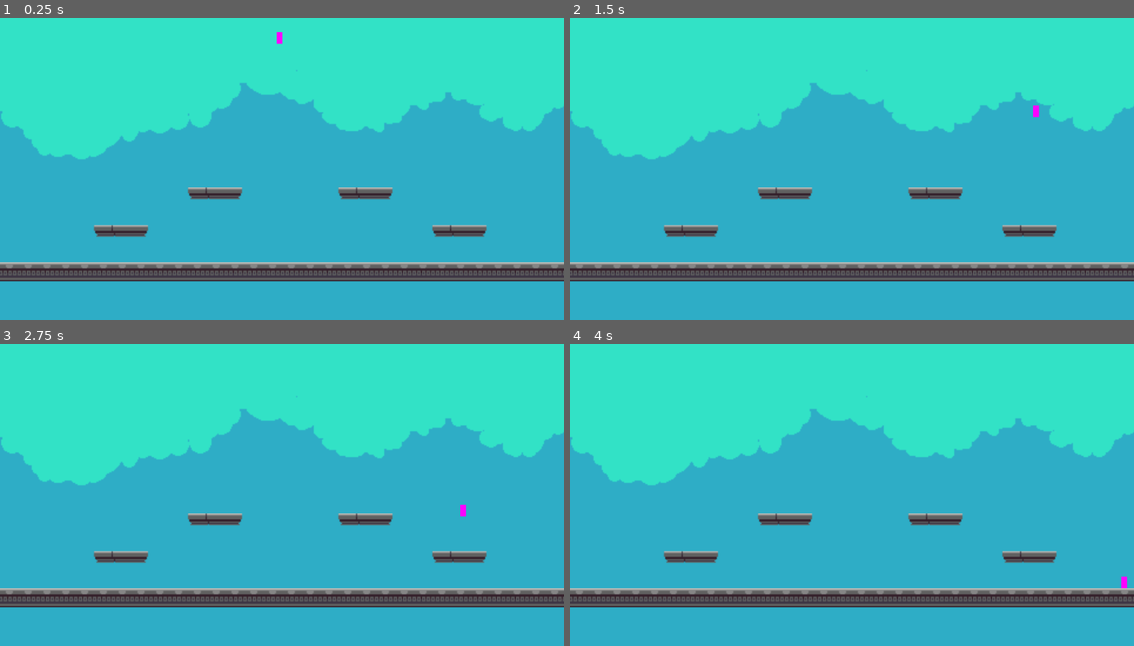
Above: before the commit, frames 1-4 (two rows, left to right).
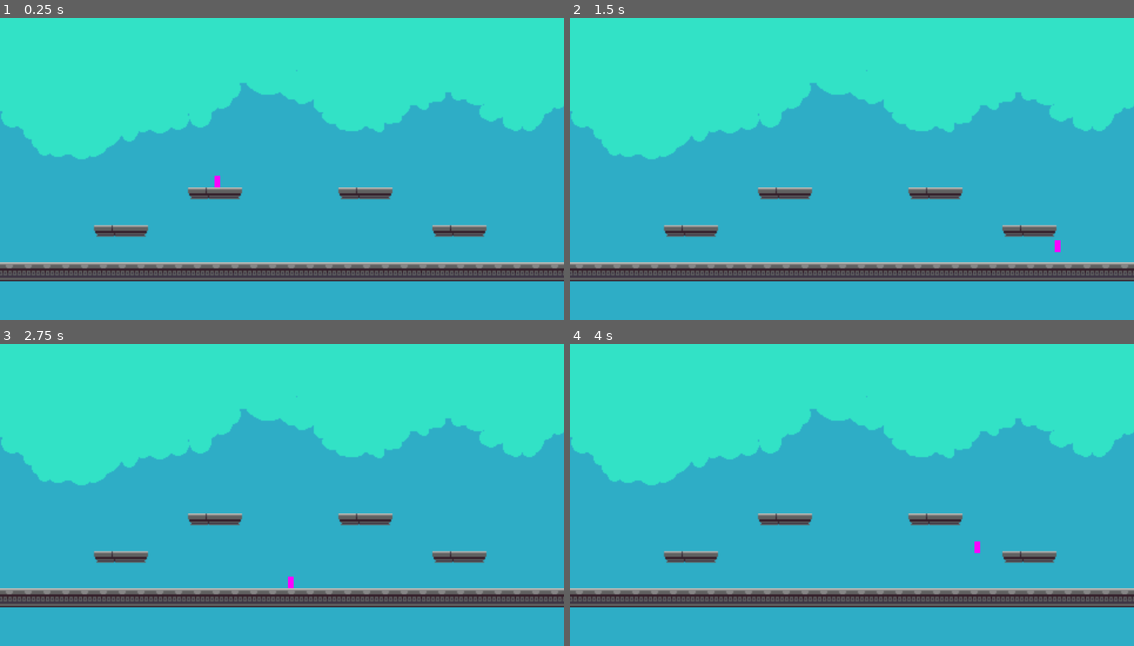
Above: after the commit, the same moments.

Repository: alejandrogonzalvo/Ruins
Game: Godot game, scene res://scenes/Level0.tscn
Same seed, same stepped clock (60 frames per second), same inputs: the game is played once before the commit and once after it.
Inputs:
- Up to frame 1 (0.25 s): no input
- Up to frame 2 (1.5 s): tap Enter at 0.5 s; hold Shift (dash) 0.53-1.28 s; hold D (move_right) from 0.53 s (still down); tap Space (jump) at 0.77, 0.8, 1.07, 1.25, 1.35 s
- Up to frame 3 (2.75 s): tap Space (jump) at 1.52, 1.82, 2.3 s; tap Shift (dash) at 1.55 s; release D (move_right) at 2.03 s; hold A (move_left) from 2.03 s (still down); hold Shift (dash) from 2.03 s (still down)
- Up to frame 4 (4 s): release A (move_left) at 2.78 s; release Shift (dash) at 2.78 s; hold D (move_right) from 2.78 s (still down); tap Shift (dash) at 2.85 s; tap Space (jump) at 3.02, 3.32 s; hold Space (jump) from 3.53 s (still down)

The runs differ from the first frame. In frame 1, less than 0.1% of the frame differs, in the area x 38-51%, y 4-57%; in frame 2, less than 0.1%, in the area x 82-87%, y 28-78%; in frame 3, less than 0.1%; in frame 4, less than 0.1%.

Commit message:
Add Jump and tweak speed and acceleration

Diff:
--- a/scenes/Level0.tscn
+++ b/scenes/Level0.tscn
@@ -14,7 +14,7 @@
 layer_0/tile_data = PackedInt32Array(917504, 65536, 4, 917505, 65536, 4, 917506, 65536, 4, 917507, 65536, 4, 917508, 65 …(755 unchanged characters)…
 
 [node name="Player" parent="." instance=ExtResource("3_vohna")]
-position = Vector2(247, 24)
+position = Vector2(194, 151)
 
 [node name="Camera2D" type="Camera2D" parent="."]
 position = Vector2(249, 138)
--- a/scenes/prefabs/Player.tscn
+++ b/scenes/prefabs/Player.tscn
@@ -6,6 +6,7 @@
 [ext_resource type="Script" path="res://scripts/states/player/Walking.gd" id="4_r286j"]
 [ext_resource type="Script" path="res://scripts/states/player/Dashing.gd" id="5_sle54"]
 [ext_resource type="Script" path="res://scripts/states/player/Falling.gd" id="6_7p8gy"]
+[ext_resource type="Script" path="res://scripts/states/player/Jumping.gd" id="7_yhmlu"]
 
 [sub_resource type="PlaceholderTexture2D" id="PlaceholderTexture2D_5ca6l"]
 
@@ -39,6 +40,10 @@
 script = ExtResource("6_7p8gy")
 player = NodePath("../..")
 
+[node name="Jumping" type="Node" parent="StateMachine" node_paths=PackedStringArray("player")]
+script = ExtResource("7_yhmlu")
+player = NodePath("../..")
+
 [node name="CollisionShape2D" type="CollisionShape2D" parent="."]
 shape = SubResource("RectangleShape2D_ksub8")
 debug_color = Color(0, 0.6, 0.701961, 0.419608)
--- a/scripts/prefabs/Player.gd
+++ b/scripts/prefabs/Player.gd
@@ -4,27 +4,32 @@
 @export var direction: Direction = Direction.RIGHT
 enum Direction {LEFT = -1, RIGHT = 1}
 
-@export var walk_speed: float = 100
-@export var walk_accel: float = 2000
+@export var walk_speed: float = 125
+@export var walk_accel: float = 5000
 
 var velocity_x_snap_threshold: float = 0.1
 
-@export var dash_duration: float = 0.2
+@export var dash_duration: float = 0.1
 @export var dash_speed: float = 500
-@export var dash_accel: float = 50000
-var dash_ready: bool = true
+@export var dash_accel: float = 500000
+var dash_ready: bool = false
 
-@export var airborn_speed: float = 75
+@export var airborn_speed: float = 100
 @export var airborn_accel: float = 1500
 
-@export var fall_speed: float = 50
-@export var fall_accel: float = 500
+@export var fall_speed: float = 500
+@export var fall_accel: float = 1500
 
+@export var jump_duration: float = 0.15
+@export var jump_speed: float = 300
+@export var jump_accel: float = 2000
+var jump_ready: bool = false
 
 func _physics_process(delta):
 	move_and_slide()
 	if is_on_floor():
 		dash_ready = true
+		jump_ready = true
 
 
 func update_x_velocity(target: float, acceleration: float, delta: float):
--- a/scripts/states/player/Dashing.gd
+++ b/scripts/states/player/Dashing.gd
@@ -20,13 +20,15 @@
 
 
 func process(_delta: float):
-	if timer.is_stopped():
+	if Input.is_action_pressed("jump") && player.jump_ready:
+		transition.emit(self, "jumping")
+	elif timer.is_stopped():
 		if !player.is_on_floor():
 			transition.emit(self, "falling")
+		elif Input.is_action_pressed("move_left") || Input.is_action_pressed("move_right"):
+			transition.emit(self, "walking")
 		elif player.velocity.x == 0:
 			transition.emit(self, "idle")
-		elif Input.is_action_pressed("move_left") || Input.is_action_pressed("move_right"):
-			transition.emit(self, "walking")
 
 
 func physics_process(delta: float):
@@ -34,4 +36,6 @@
 		player.update_x_velocity(0, player.dash_accel, delta)
 		return
 
+	player.dash_ready = false
+
 	player.update_x_velocity(player.dash_speed * player.direction, player.dash_accel, delta)
--- a/scripts/states/player/Falling.gd
+++ b/scripts/states/player/Falling.gd
@@ -8,10 +8,10 @@
 		transition.emit(self, "dashing")
 	elif player.is_on_floor():
 		player.velocity.y = 0
-		if player.velocity.x == 0:
+		if Input.is_action_pressed("move_left") || Input.is_action_pressed("move_right"):
+			transition.emit(self, "walking")
+		elif player.velocity.x == 0:
 			transition.emit(self, "idle")
-		elif Input.is_action_pressed("move_left") || Input.is_action_pressed("move_right"):
-			transition.emit(self, "walking")
 
 
 func physics_process(delta: float):
--- a/scripts/states/player/Idle.gd
+++ b/scripts/states/player/Idle.gd
@@ -6,6 +6,8 @@
 func process(delta: float):
 	if Input.is_action_pressed("dash") && player.dash_ready:
 		transition.emit(self, "dashing")
+	elif Input.is_action_pressed("jump") && player.jump_ready:
+		transition.emit(self, "jumping")
 	elif Input.is_action_pressed("move_left") || Input.is_action_pressed("move_right"):
 		transition.emit(self, "walking")
 	elif !player.is_on_floor():
--- a/scripts/states/player/Jumping.gd
+++ b/scripts/states/player/Jumping.gd
@@ -2,30 +2,41 @@
 
 class_name PlayerJumping
 
-var current_time: float = 0
+var timer: Timer = Timer.new()
+
+
+func _ready():
+	timer.one_shot = true
+	add_child(timer, false, Node.INTERNAL_MODE_FRONT)
+
 
 func enter(_from: State = null):
-	current_time = player.jump_time
+	timer.start(player.jump_duration)
+
 
 func exit(_to: State = null):
-	current_time = 0
+	timer.stop()
 
-func physics_process(delta):
-	if Input.is_action_pressed("jump") && current_time > 0:
-		print_debug(current_time)
-		current_time -= delta
-		player.velocity.y = -player.jump_force
-	elif !Input.is_action_pressed("jump"):
-		player.velocity.y = 0;
-		transition.emit(self, "idle")
-	else:
-		player.velocity.y = player.jump_force
 
-	if Input.is_action_pressed("move_left"):
-		player.velocity.x = -player.walking_speed
-	elif Input.is_action_pressed("move_right"):
-		player.velocity.x = player.walking_speed
-	else:
-		player.velocity.x = 0
+func process(_delta: float):
+	if Input.is_action_pressed("dash") && player.dash_ready:
+		transition.emit(self, "dashing")
+	elif timer.is_stopped() || !Input.is_action_pressed("jump"):
+		if !player.is_on_floor():
+			transition.emit(self, "falling")
+		elif Input.is_action_pressed("move_left") || Input.is_action_pressed("move_right"):
+			transition.emit(self, "walking")
+		elif player.velocity.x == 0:
+			transition.emit(self, "idle")
 
-	player.move_and_slide()
+
+func physics_process(delta: float):
+	if timer.is_stopped():
+		return
+
+	var direction = player.get_movement_direction()
+	player.update_x_velocity(player.airborn_speed * direction, player.airborn_accel, delta)
+
+	player.velocity.y -= player.jump_accel * delta
+	if player.velocity.y <= -player.jump_speed:
+		player.velocity.y = -player.jump_speed
--- a/scripts/states/player/Walking.gd
+++ b/scripts/states/player/Walking.gd
@@ -6,8 +6,10 @@
 func process(_delta):
 	if !player.is_on_floor():
 		transition.emit(self, "falling")
-	elif Input.is_action_pressed("dash"):
+	elif Input.is_action_pressed("dash") && player.dash_ready:
 		transition.emit(self, "dashing")
+	elif Input.is_action_pressed("jump") && player.jump_ready:
+		transition.emit(self, "jumping")
 	elif player.velocity.x == 0:
 		transition.emit(self, "idle")
 
Not shown: 1 places in scenes/prefabs/Player.tscn that only renumber resources
